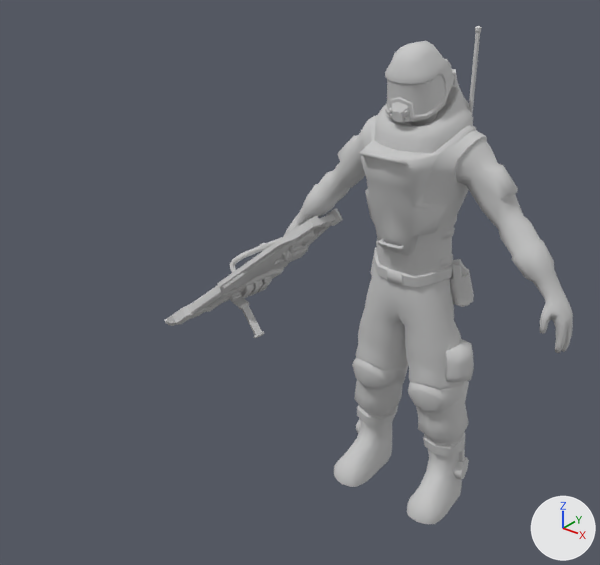
Renders of the FBX model 우성준/ModelLoad_with_Mesh/ModelLoad_with_Mesh/Model/Angrybot.FBX from each side of a commit.
Both versions are drawn from a 50 mm camera at (1.49, -2.56, 1.45) aimed at (-0.22, -0.42, 0.12). Every picture has the same lights, and +X, +Y and +Z are marked at lower right. Where no turn or scale is listed for an object, it has been applied to the vertices. Vertices at the same position are counted once.

Script lines for the objects in view, before the commit:
```python
me_mesh = bpy.data.meshes.new('Mesh')
me_mesh.from_pydata(...)  # 536 vertices, 459 faces; spans x -0.384..0.321, y -0.28..0.221, z -0.342..0.286
me_mesh.materials.append(mat_main_weapon)  # its picture is missing
me_mesh_001 = bpy.data.meshes.new('Mesh.001')
me_mesh_001.from_pydata(...)  # 2158 vertices, 2000 faces; spans x -0.64..0.64, y -0.27..0.25, z -0.97..0.97
# faces by material slot: [1958, 42]
me_mesh_001.materials.append(mat_01___default)  # its picture is missing
me_mesh_001.materials.append(mat_healthglow)  # green #d4ff63
ob_main_player_lorez = bpy.data.objects.new('main_player_lorez', me_mesh_001)
ob_main_player_lorez.location = (0.0, 0.016, 0.011)
ob_main_weapon001 = bpy.data.objects.new('main_weapon001', me_mesh)
ob_main_weapon001.location = (-0.711, -0.07, -0.073)
```
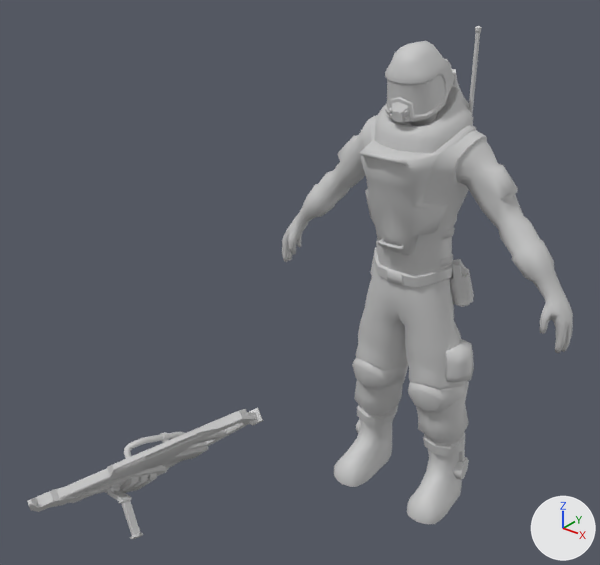
The newer file is also turned or shifted as a whole; pictures and numbers use the older file's frame.

Where the change shows, as pixel boxes [x1, y1, x2, y2] in the pictures (600 x 565 px):
'main_weapon001', reshaped (32% wider): before [165, 208, 343, 338]; after [27, 408, 263, 539]
part 1 of me_mesh, deleted: before [165, 208, 343, 338]
part 2 of me_mesh, added: after [27, 408, 263, 539]

Diff of the bpy script that builds the scene:
```diff
--- a/우성준/ModelLoad_with_Mesh/ModelLoad_with_Mesh/Model/Angrybot.FBX.py
+++ b/우성준/ModelLoad_with_Mesh/ModelLoad_with_Mesh/Model/Angrybot.FBX.py
@@ me_mesh @@
 # used by ob_main_weapon001; location = (-0.711, -0.07, -0.073)
-me_mesh.from_pydata(...)  # 536 vertices, 459 faces; spans x -0.384..0.321, y -0.28..0.221, z -0.342..0.286
+me_mesh.from_pydata(...)  # 536 vertices, 953 faces; spans x -0.229..0.366, y -1.191..-0.39, z -0.814..-0.334
+# me_mesh part 1: 536 vertices removed from x -0.384..0.321, y -0.28..0.221, z -0.342..0.286
+# me_mesh part 2: 536 vertices added at x -0.229..0.366, y -1.191..-0.39, z -0.814..-0.334
 me_mesh.materials.append(mat_main_weapon)
```
